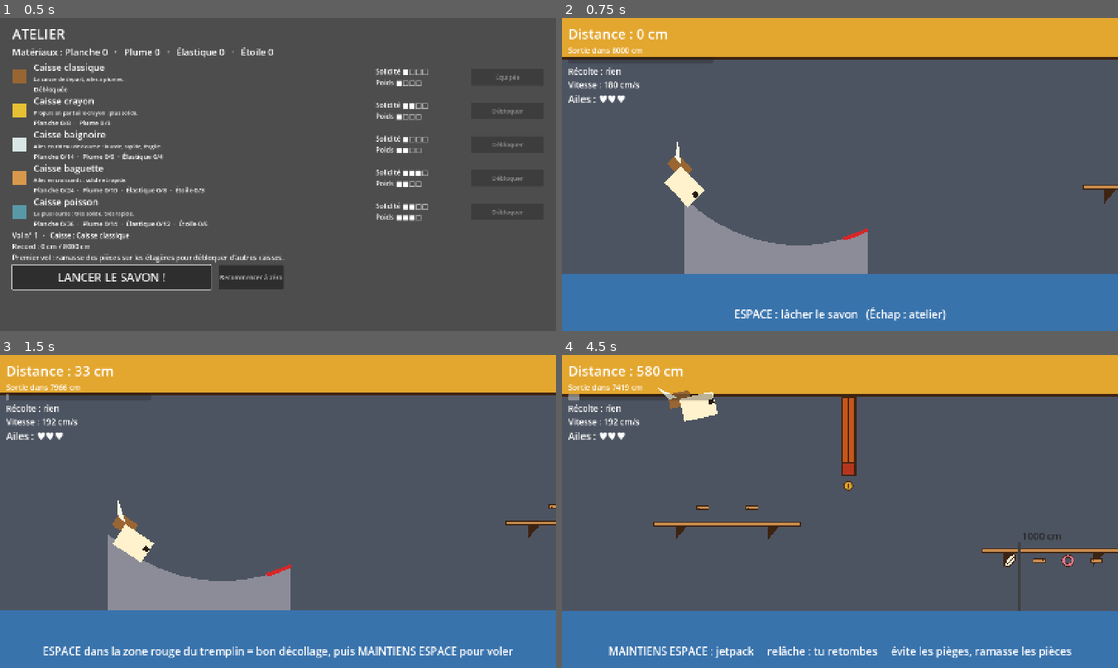
Above: before the commit, frames 1-4 (two rows, left to right).
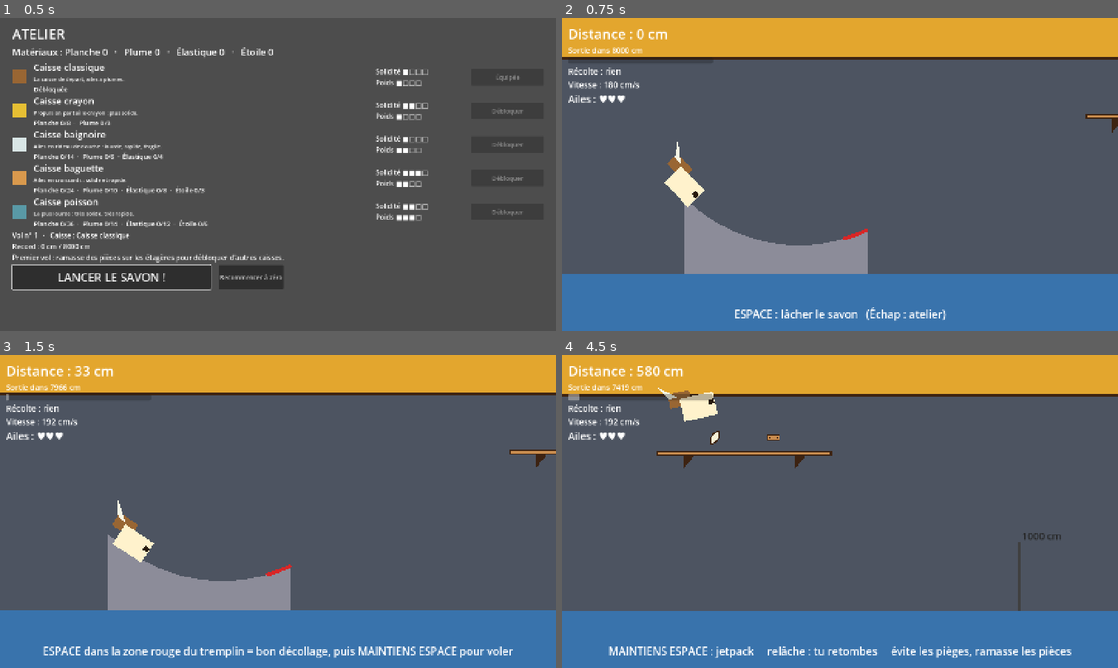
Above: after the commit, the same moments.

Repository: atostivint/LesAilesEtLaCaisse
Game: Godot game, scene res://scenes/atelier.tscn
Same seed, same stepped clock (60 frames per second), same inputs: the game is played once before the commit and once after it.
Inputs (mouse positions are in pixels of both pictures, inside the frame that each line leads up to):
- Up to frame 1 (0.5 s): no input
- Up to frame 2 (0.75 s): click "LANCER LE SAVON !" at 0.5 s
- Up to frame 3 (1.5 s): tap Enter at 1.25 s; move the mouse to (400, 495) at 1.27 s; hold Space (thrust) from 1.28 s (still down); click (400, 495) at 1.42 s
- Up to frame 4 (4.5 s): move the mouse to (728, 527) at 2.02 s; release Space (thrust) at 2.03 s; move the mouse to (895, 442) at 2.77 s; hold Space (thrust) 2.78-4.28 s; move the mouse to (812, 574) at 3.52 s; click (812, 574) at 3.67 s; move the mouse to (1006, 558) at 4.27 s

Frame 1 is identical in both runs. In frame 2, 0.3% of the frame differs, in the area x 93-100%, y 30-60%; in frame 3, 0.4%; in frame 4, 2.6%, in the area x 16-100%, y 13-68%.

Commit message:
Fait apparaître les tronçons du parcours avec un Timer
Le parcours n'est plus calculé d'avance : un Timer de vol.tscn ajoute un tronçon (étagère, pièces, obstacle) devant le savon toutes les spawn_interval secondes. Course.spawn_segment() construit un tronçon, course_view.gd ne crée que les nouveaux éléments, et simulate.gd reproduit le même rythme. La graine aléatoire passe par randomize() du moteur.

Co-Authored-By: Claude Sonnet 5.5 <noreply@anthropic.com>

Diff:
--- a/scenes/vol.tscn
+++ b/scenes/vol.tscn
@@ -16,6 +16,9 @@
 [node name="ReturnDelay" type="Timer" parent="."]
 wait_time = 0.5
 one_shot = true
+
+[node name="SpawnTimer" type="Timer" parent="."]
+process_callback = 0
 
 [node name="World" type="Node2D" parent="." unique_id=1399815642]
 
@@ -177,3 +180,4 @@
 horizontal_alignment = 1
 
 [connection signal="timeout" from="ReturnDelay" to="." method="_on_return_delay_timeout"]
+[connection signal="timeout" from="SpawnTimer" to="." method="_on_spawn_timer_timeout"]
--- a/scripts/course.gd
+++ b/scripts/course.gd
@@ -1,8 +1,9 @@
 class_name Course
 extends RefCounted
 ## Le parcours d'un vol : étagères (décor), pièces à rattraper (posées sur les étagères) et obstacles.
-## Classe PURE (aucun nœud), générée depuis une graine : la simulation, l'écran de vol
-## et le script d'équilibrage voient exactement le même parcours.
+## Classe PURE (aucun nœud), tirée d'une graine. Le parcours se construit tronçon par tronçon :
+## chaque appel à spawn_segment() ajoute une étagère (avec ses pièces) et, souvent, un obstacle.
+## Dans le jeu, c'est un Timer de vol.tscn qui l'appelle ; le script d'équilibrage l'appelle au même rythme.
 ##
 ## Repère : x vers la droite, y vers le HAUT (altitude au-dessus de l'eau), en mètres.
 ## Les étagères n'ont PAS de collision : elles servent seulement d'appui visuel aux pièces.
@@ -14,6 +15,7 @@
 var pickups: Array[Dictionary] = []   # {"mat": id, "pos": Vector2}
 var obstacles: Array[Dictionary] = [] # {"kind": KIND_*, "rect": Rect2 (x, ybas, largeur, hauteur)}
 var seed_used := 0
+var next_free_x := 0.0           # fin du dernier tronçon : le suivant ne commence pas avant
 
 var _t: Tuning
 var _rng := RandomNumberGenerator.new()
@@ -21,22 +23,29 @@
 
 func _init(tuning: Tuning, seed_value: int = 0) -> void:
 	_t = tuning
-	seed_used = seed_value if seed_value != 0 else int(Time.get_ticks_usec()) + 1
-	_rng.seed = seed_used
-	_generate()
+	if seed_value != 0:
+		_rng.seed = seed_value
+	else:
+		_rng.randomize()
+	seed_used = _rng.seed
+	next_free_x = _t.course_start
 
 
-func _generate() -> void:
-	var x := _t.course_start
-	while x < _t.door_x - 40.0:
-		var seg := _rng.randf_range(_t.segment_min, _t.segment_max)
-		var d := clampf(x / _t.door_x, 0.0, 1.0)  # difficulté 0..1
-		_make_shelf(x + seg * 0.05, seg * 0.45)
-		if _rng.randf() < lerpf(_t.obstacle_chance_start, _t.obstacle_chance_end, d):
-			_make_obstacle(x + seg * 0.62, d)
-			if _rng.randf() < _t.second_obstacle_end * d:
-				_make_obstacle(x + seg * 0.62 + 17.0, d)
-		x += seg
+func spawn_segment(from_x: float) -> bool:
+	## Ajoute un tronçon à partir de `from_x` (ou juste après le précédent s'il n'est pas fini).
+	## Renvoie false quand on est trop près de la ligne d'arrivée : il n'y a plus rien à ajouter.
+	var x := maxf(from_x, next_free_x)
+	if x >= _t.door_x - 40.0:
+		return false
+	var seg := _rng.randf_range(_t.segment_min, _t.segment_max)
+	var d := clampf(x / _t.door_x, 0.0, 1.0)  # difficulté 0..1
+	_make_shelf(x + seg * 0.05, seg * 0.45)
+	if _rng.randf() < lerpf(_t.obstacle_chance_start, _t.obstacle_chance_end, d):
+		_make_obstacle(x + seg * 0.62, d)
+		if _rng.randf() < _t.second_obstacle_end * d:
+			_make_obstacle(x + seg * 0.62 + 17.0, d)
+	next_free_x = x + seg
+	return true
 
 
 func _make_shelf(x: float, width: float) -> void:
--- a/scripts/course_view.gd
+++ b/scripts/course_view.gd
@@ -2,6 +2,7 @@
 ## Pose le parcours (étagères, pièces, obstacles) dans le monde d'après un Course.
 ## Le dessin de chaque élément est dans sa scène (shelf, pince, clous, pickup) ; ce script les instancie
 ## et les place. Les collisions sont dans FlightSim.
+## Le parcours grandit pendant le vol : sync() ne crée que les éléments apparus depuis le dernier appel.
 
 const SHELF := preload("res://scenes/shelf.tscn")
 const PINCE := preload("res://scenes/pince.tscn")
@@ -9,18 +10,25 @@
 const PICKUP := preload("res://scenes/pickup.tscn")
 
 var _pickups: Array[Node2D] = []   # même ordre que course.pickups
+var _shelf_count := 0
+var _obstacle_count := 0
 
 
-func setup(tuning: Tuning, course: Course) -> void:
-	for sh in course.shelves:
+func sync(tuning: Tuning, course: Course) -> void:
+	for i in range(_shelf_count, course.shelves.size()):
+		var sh := course.shelves[i]
 		var shelf := SHELF.instantiate()
 		add_child(shelf)
 		shelf.setup(tuning.to_px(sh.position.x, sh.position.y), sh.size * tuning.ppm)
-	for o in course.obstacles:
+	_shelf_count = course.shelves.size()
+	for i in range(_obstacle_count, course.obstacles.size()):
+		var o := course.obstacles[i]
 		var obstacle: Control = (PINCE if o["kind"] == Course.KIND_PINCE else CLOUS).instantiate()
 		add_child(obstacle)
 		obstacle.setup(_rect_px(tuning, o["rect"]))
-	for p in course.pickups:
+	_obstacle_count = course.obstacles.size()
+	for i in range(_pickups.size(), course.pickups.size()):
+		var p := course.pickups[i]
 		var pickup := PICKUP.instantiate()
 		add_child(pickup)
 		pickup.setup(p["mat"], tuning.to_px(p["pos"].x, p["pos"].y))
--- a/scripts/flight_sim.gd
+++ b/scripts/flight_sim.gd
@@ -25,7 +25,7 @@
 var hit_flag := false       # vrai pendant l'image où un piège vient d'être touché
 var time := 0.0
 var collected := {}         # matériau -> quantité ramassée pendant ce vol
-var taken: PackedByteArray  # une case par pièce du parcours (1 = ramassée)
+var taken: PackedByteArray  # une case par pièce du parcours (1 = ramassée), qui grandit avec lui
 var new_pickups: Array[int] = []   # indices des pièces ramassées pendant la dernière image
 
 var t: Tuning
@@ -44,8 +44,6 @@
 	_mu = stats["mu"]
 	wings = stats["wings"]
 	max_wings = wings
-	taken = PackedByteArray()
-	taken.resize(course.pickups.size())
 	var p := t.ramp_point(0.0)
 	x = p.x
 	y = p.y
@@ -120,8 +118,9 @@
 
 func _collect() -> void:
 	var r := t.soap_radius + 0.8
+	taken.resize(course.pickups.size())  # le parcours reçoit de nouvelles pièces pendant le vol
 	for i in course.pickups.size():
-		if taken[i] == 1:
+		if is_taken(i):
 			continue
 		var pos: Vector2 = course.pickups[i]["pos"]
 		if pos.x < x - 4.0:
@@ -155,6 +154,10 @@
 			return
 
 
+func is_taken(pickup_index: int) -> bool:
+	return pickup_index < taken.size() and taken[pickup_index] == 1
+
+
 func speed() -> float:
 	if phase == Phase.RAMP:
 		return ramp_speed
--- a/scripts/tuning.gd
+++ b/scripts/tuning.gd
@@ -117,7 +117,11 @@
 @export var course_seed: int = 0
 ## Distance avant la première étagère (m).
 @export_range(10.0, 200.0, 5.0) var course_start: float = 50.0
-## Longueur d'un tronçon (m) : une étagère et, souvent, un obstacle.
+## Temps (s) entre deux apparitions de tronçon (un Timer de vol.tscn). Un tronçon = une étagère et, souvent, un obstacle.
+@export_range(0.5, 10.0, 0.1) var spawn_interval: float = 3.0
+## Distance (m) devant le savon où apparaît chaque nouveau tronçon (au-delà de l'écran).
+@export_range(40.0, 200.0, 5.0) var spawn_ahead: float = 90.0
+## Longueur d'un tronçon (m).
 @export_range(20.0, 120.0, 1.0) var segment_min: float = 40.0
 @export_range(20.0, 120.0, 1.0) var segment_max: float = 52.0
 ## Chance d'un obstacle par tronçon au début, puis à la ligne d'arrivée (la difficulté monte).
--- a/scripts/vol.gd
+++ b/scripts/vol.gd
@@ -6,7 +6,8 @@
 ##  2. déplace les nœuds (savon, caméra) et passe les chiffres au HUD (hud.gd),
 ##  3. affiche le résultat.
 ## Les durées (secousse, délai avant de quitter l'écran de résultat, clignotement du savon,
-## lissage de la caméra) sont gérées par le moteur : Tween, Timer, AnimationPlayer, Camera2D.
+## lissage de la caméra, apparition des tronçons du parcours) sont gérées par le moteur :
+## Tween, Timer, AnimationPlayer, Camera2D.
 ##
 ## Déroulement d'un tour : READY (le savon attend en haut de la piste)
 ##   -> ESPACE -> RUN (piste, puis vol au jetpack : on MAINTIENT ESPACE pour monter)
@@ -40,6 +41,7 @@
 var state: State = State.READY
 var sim: FlightSim
 var tuning: Tuning
+var course: Course
 var result := {}
 var shake := 0.0               # secousse en cours (1 = max, un Tween la ramène à 0)
 var _shake_tween: Tween
@@ -50,16 +52,18 @@
 @onready var course_view: Node2D = $World/CourseView
 @onready var hud: CanvasLayer = $HUD
 @onready var return_delay: Timer = $ReturnDelay
+@onready var spawn_timer: Timer = $SpawnTimer
 @onready var blink: AnimationPlayer = $World/Soap/AnimationPlayer
 
 
 func _ready() -> void:
 	tuning = GameState.tuning
 	var crate_id: String = test_crate if test_crate != "" else GameState.equipped
-	var course := Course.new(tuning, tuning.course_seed)
+	course = Course.new(tuning, tuning.course_seed)
 	sim = FlightSim.new(tuning.stats_for(crate_id), tuning, course)
 	($World/Soap/Crate as Polygon2D).color = tuning.crate(crate_id).color
-	course_view.setup(tuning, course)
+	spawn_timer.wait_time = tuning.spawn_interval
+	_spawn_segment(tuning.course_start)  # le premier tronçon est déjà là quand le savon attend en haut de la piste
 	cam.make_current()
 	_fit_world_to_tuning()
 	_place_distance_markers()
@@ -97,6 +101,7 @@
 		match state:
 			State.READY:
 				state = State.RUN
+				spawn_timer.start()
 				_shake(1.0)  # lâcher : coup de départ
 			State.RESULT:
 				if return_delay.is_stopped():
@@ -131,6 +136,7 @@
 func _finish() -> void:
 	result = GameState.apply_result(sim.x, sim.phase == FlightSim.Phase.EXIT, sim.collected)
 	state = State.RESULT
+	spawn_timer.stop()
 	blink.stop()
 	soap.modulate = Color.WHITE
 	if sim.phase == FlightSim.Phase.STOPPED:
@@ -141,6 +147,18 @@
 
 func _on_return_delay_timeout() -> void:
 	hud.set_return_prompt(true)
+
+
+func _on_spawn_timer_timeout() -> void:
+	## Un nouveau tronçon (étagère, pièces, obstacle) apparaît devant le savon.
+	_spawn_segment(sim.x + tuning.spawn_ahead)
+
+
+func _spawn_segment(from_x: float) -> void:
+	if course.spawn_segment(from_x):
+		course_view.sync(tuning, course)
+	else:
+		spawn_timer.stop()  # ligne d'arrivée proche : plus rien à faire apparaître
 
 
 func _shake(strength: float) -> void:
--- a/tools/simulate.gd
+++ b/tools/simulate.gd
@@ -79,6 +79,9 @@
 	var course := Course.new(T, seed_value)
 	var sim := FlightSim.new(T.stats_for(crate_id), T, course)
 	var frames := 0
+	# Dans le jeu un Timer fait apparaître un tronçon toutes les `spawn_interval` secondes : ici on fait pareil.
+	course.spawn_segment(T.course_start)
+	var next_spawn := T.spawn_interval
 	# Joueur "humain" : il réagit avec un retard (la décision est appliquée `lag` images plus tard),
 	# regarde moins loin et ne vise que les pièces proches de son altitude.
 	var reaction := 0.0 if perfect else 0.5
@@ -97,6 +100,9 @@
 				queue.pop_front()
 		sim.step(Tuning.STEP, hold, tap)
 		frames += 1
+		if sim.time >= next_spawn:
+			next_spawn += T.spawn_interval
+			course.spawn_segment(sim.x + T.spawn_ahead)
 	return {"distance": sim.x, "door": sim.phase == FlightSim.Phase.EXIT, "collected": sim.collected, "hits": sim.hits, "time": sim.time}
 
 
@@ -115,7 +121,7 @@
 	var best := -1
 	var best_d := 1e9
 	for i in sim.course.pickups.size():
-		if sim.taken[i] == 1:
+		if sim.is_taken(i):
 			continue
 		var p: Vector2 = sim.course.pickups[i]["pos"]
 		if p.x < sim.x or p.x > sim.x + 24.0:
